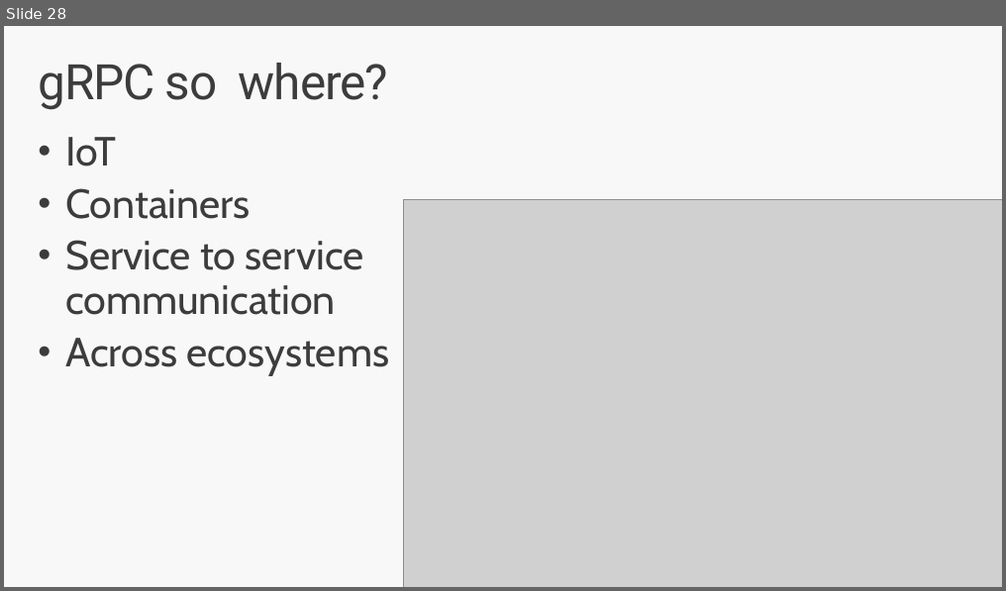
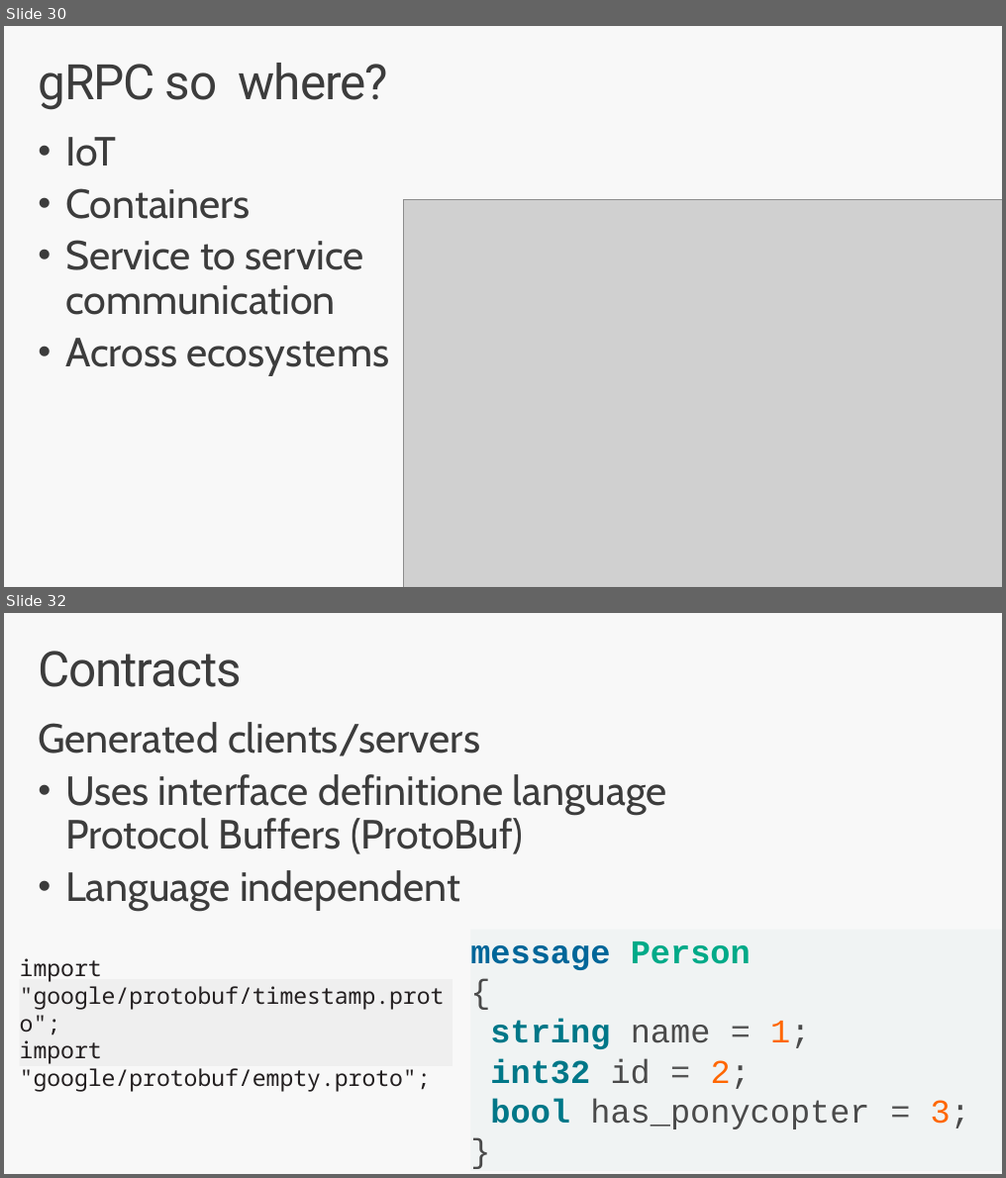
Before and after one commit to jlamch/.net-core, a slide deck: 3.api-flavours.pptx. Shown one above the other, each under a label of ours: slide 28 before the commit, slides 30 and 32 after it; the slides between them are not shown. The pictures are 1006x591 and 1006x1178 pixels, drawn with LibreOffice and Linux fonts; fonts in the diff are those of the drawing; grey boxes stand for pictures. Boxes give left, top, right and bottom in pixels: in the first picture for what was removed or moved away, otherwise in the second. Text is boxed around its words. In the diff, an @@ line names an element or a change of style, - is before the commit and + after.

```diff
--- a/3.api-flavours.pptx
+++ b/3.api-flavours.pptx
@@ slide 32 added at [4, 613, 1002, 1174], background #F8F8F8 @@
@@ title added at [38, 651, 242, 687], 47 pt, text #3C3C3C @@
+Contracts
@@ text added at [38, 722, 667, 911], 39.2 pt, text #3C3C3C @@
+Generated clients/servers
+• Uses interface definitione language
+  Protocol Buffers (ProtoBuf)
+• Language independent
@@ rectangle added at [470, 930, 1002, 1171], fill #F0F3F3, 32 pt, text #4A4A4A @@
+message Person
+{
+string name = 1;
+int32 id = 2;
+bool has_ponycopter = 3;
+}
@@ rectangle added at [20, 979, 452, 1065], fill #EFEFEF, 22 pt, text #231F20 @@
+import "google/protobuf/timestamp.proto";
+import "google/protobuf/empty.proto";
@@ what was slide 28 is now slide 30 @@
```
Also in this commit, not shown: 7 slides changed, 13 other slides added, 7 other files.
